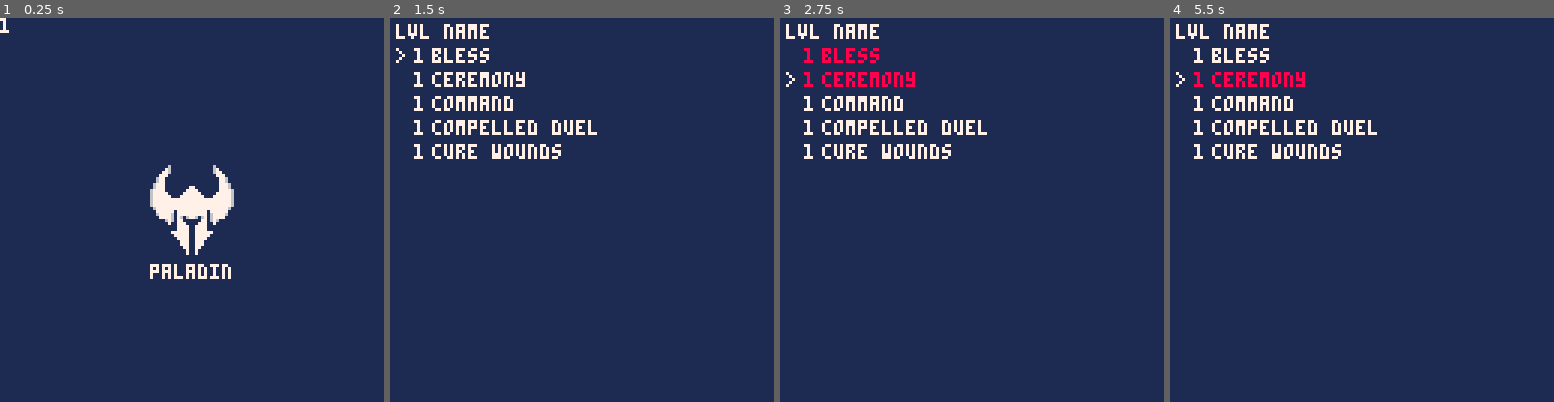
Above: before the commit, frames 1-4 (left to right).
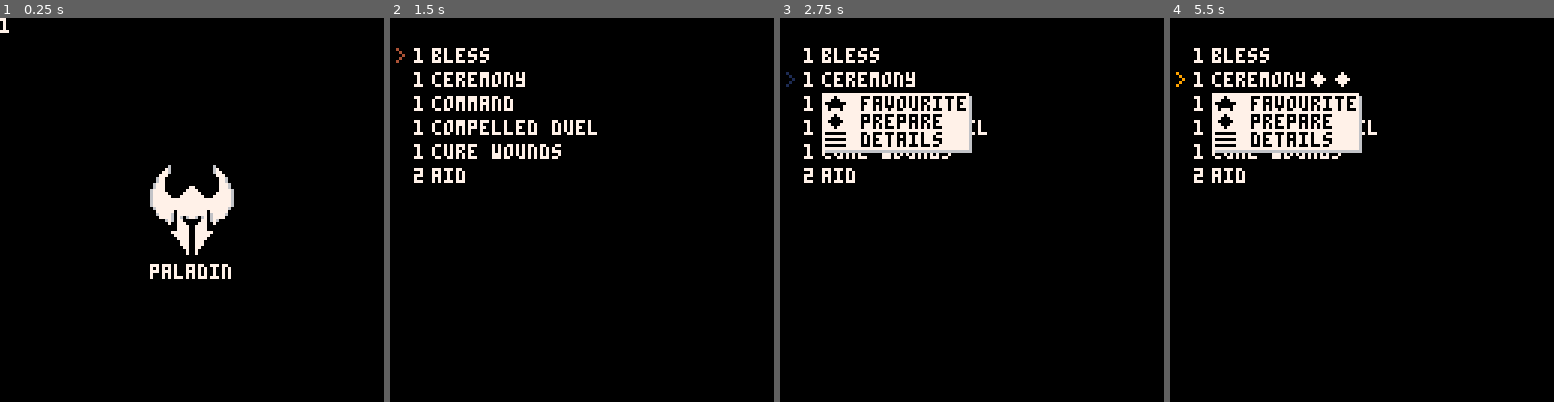
Above: after the commit, the same moments.

Repository: gbalbuena/pico-8
Game: PICO-8 cartridge games/spells.p8
The game is run twice, just before and just after one commit, with the same random seed, the same clock (stepped at 60 frames per second) and the same inputs.
Inputs:
- Up to frame 1 (0.25 s): no input
- Up to frame 2 (1.5 s): tap O (Z key) at 0.33, 0.7, 1.43 s; tap X (X key) at 1.07 s
- Up to frame 3 (2.75 s): hold Left 1.97-2.37 s; tap X (X key) at 2.07, 2.4, 2.73 s; tap O (Z key) at 2.22 s; hold Down from 2.42 s (still down)
- Up to frame 4 (5.5 s): release Down at 2.82 s; hold Right 2.87-3.53 s; tap X (X key) every 0.33 s from 3.07 to 5.4 s; tap O (Z key) at 3.1, 3.98, 4.87 s; hold Up 3.58-4.08 s; hold Right 4.13-4.53 s; hold Down 4.58-5.08 s; hold Left from 5.13 s (still down)

The runs differ from the first frame. In frame 1, 97% of the frame differs, in the area x 0-100%, y 0-100%; in frame 2, 97%; in frame 3, 99%; in frame 4, 98%.

Commit message:
spells: refactor, initial tooltip menu

Diff:
--- a/games/spells.p8
+++ b/games/spells.p8
@@ -2,14 +2,30 @@
 version 18
 __lua__
 
-classes = { 'paladin', 'warlock', 'rogue' }
+-- utils
+
+function rep(s, n)
+  return n > 0 and s .. rep(s, n-1) or ""
+end
+
+-- input
+
+player = {
+  class="",
+  spell_slots = 6,
+  spell_slots_used = 0
+}
+classes = { "paladin", "warlock", "rogue" }
 spells = {
-  { lvl=1, name="bless", prepared=false },
-  { lvl=1, name="ceremony", prepared=false },
-  { lvl=1, name="command", prepared=false },
-  { lvl=1, name="compelled duel", prepared=false },
-  { lvl=1, name="cure wounds", prepared=false }
-}
+  { lvl=1, name="bless", prepared=false, casted=0 },
+  { lvl=1, name="ceremony", prepared=false, casted=0 },
+  { lvl=1, name="command", prepared=false, casted=0 },
+  { lvl=1, name="compelled duel", prepared=false, casted=0 },
+  { lvl=1, name="cure wounds", prepared=false, casted=0 },
+  { lvl=2, name="aid", prepared=false, casted=0 }
+}
+
+-- main screen module
 
 function _paladin(x,y)
   spr( 0, x+0, y+0)
@@ -69,12 +85,15 @@
   if (main_screen.selected > #classes) main_screen.selected = #classes
   if (main_screen.selected == 0) main_screen.selected = 1
 
-  if (btnp(5)) ux.selected_screen = ux.selected_screen + 1
+  if (btnp(5)) then
+    next_screen()
+    player.class = classes[main_screen.selected]
+  end
 end
 
 function main_screen_draw()
-  _x =(128/2) - 16
-  _y =(128/2) - 16
+  _x = (128/2) - 16
+  _y = (128/2) - 16
   if (classes[main_screen.selected] == 'paladin') then
     _paladin(_x,_y)
   end
@@ -94,59 +113,103 @@
   update = main_screen_update
 }
 
-
+-- spells module
+
+tooltip = false
 
 function draw_sl()
-  print('lvl name', 2, 2, 7)
   y=0
+  tooltip_y = 0
   for key, spell in pairs(spells) do
-    y = y + 8
-
-    if (spells[selected_spell] == spell) print(">", 2, y + 2, 7)
-
-    if spell.prepared then
-      print(spell.name, 6 + 8, y + 2, 8)
-      print(spell.lvl, 8, y + 2, 8)
-    else
-      print(spell.name, 6 + 8, y + 2, 7)
-      print(spell.lvl, 8, y + 2, 7)
+    y = y+8
+    col = 7
+    if (spell.prepared) then
+      col = 8
     end
-
-  end
+    print(spell.name .. rep("\143", spell.casted), 6 + 8, y + 2, col)
+    print(spell.lvl, 8, y+2, col)
+    if (spells[spells_list.selected] == spell) then
+      print(">", 2, y + 2, rnd(15))
+      tooltip_y = y
+    end
+  end
+  if (tooltip) then
+    draw_tooltip(tooltip_y)
+  end
+end
+
+function draw_tooltip(y)
+  rectfill(15, y+10, 63, y+28 , 6)
+  rectfill(14, y+9, 62, y+27 , 7)
+  print("\146 favourite", 15, y+10, 0)
+  print("\143 prepare", 15, y+16, 0)
+  print("\152 details", 15, y+22, 0)
 end
 
 function update_sl()
-  if (btnp(2)) selected_spell = selected_spell - 1
-  if (btnp(3)) selected_spell = selected_spell + 1
-  if (btnp(5)) spells[selected_spell].prepared = not spells[selected_spell].prepared
-end
-selected_spell = 1
+  if (btnp(0)) then
+    spells[spells_list.selected].casted = spells[spells_list.selected].casted - 1
+    player.spell_slots = player.spell_slots_used - 1
+  end
+
+  if (btnp(1)) then
+    spells[spells_list.selected].casted = spells[spells_list.selected].casted + 1
+    player.spell_slots_used = player.spell_slots_used + 1
+  end
+
+  if (btnp(2)) spells_list.selected = spells_list.selected - 1
+  if (btnp(3)) spells_list.selected = spells_list.selected + 1
+
+  if (btnp(4)) then
+    tooltip = false
+  end
+  if (btnp(5)) then
+    --spells[spells_list.selected].prepared = not spells[spells_list.selected].prepared
+    tooltip = true
+  end
+end
+
 spells_list = {
-
+  selected = 1,
   draw = draw_sl,
   update = update_sl
 }
 
-
-
--- spells
-
-
-ux = {
-  selected_screen = 1
-}
+function draw_detail()
+  cls(0)
+end
+function update_sd()
+
+end
+
+spell_detail = {
+  draw = draw_detail,
+  update = update_sd
+}
+
+-- main game loop module
+
 screens = {
+  selected = 1,
   main_screen,
-  spells_list
-}
+  spells_list,
+  spell_detail
+}
+function next_screen()
+  screens.selected = screens.selected + 1
+end
+
+function _init()
+  cls(0)
+end
 
 function _update()
-  screens[ux.selected_screen].update()
+  screens[screens.selected].update()
 end
 
 function _draw()
-  cls(1)
-  screens[ux.selected_screen].draw()
+  cls(0)
+  screens[screens.selected].draw()
 end
 
 __gfx__
